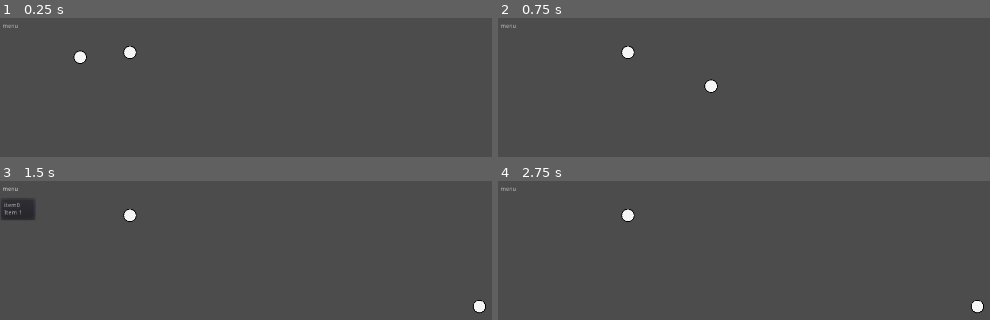
Above: before the commit, frames 1-4 (two rows, left to right).
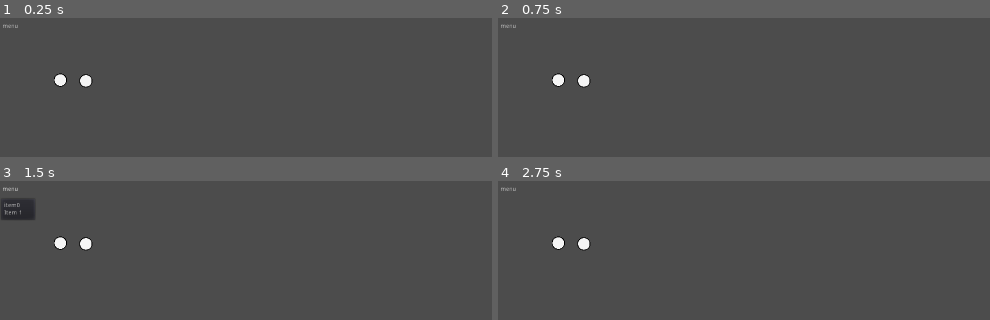
Above: after the commit, the same moments.

Repository: tangentstorm/fnarbmlyx
Game: Godot game, scene res://canvas.tscn
The game is run twice, just before and just after one commit, with the same random seed, the same clock (stepped at 60 frames per second) and the same inputs. This scene is started directly instead of the project's main scene.
Inputs (mouse positions are in pixels of both pictures, inside the frame that each line leads up to):
- Up to frame 1 (0.25 s): no input
- Up to frame 2 (0.75 s): tap Enter at 0.5 s; drag from (576, 56) to (975, 143) at 0.52 s
- Up to frame 3 (1.5 s): click "menu" at 1.25 s
- Up to frame 4 (2.75 s): tap Space (ui_select) at 2 s; drag from (625, 215) to (outside the picture) at 2.02 s

The runs differ from the first frame. In frame 1, 0.8% of the frame differs, in the area x 10-28%, y 20-51%; in frame 2, 0.8%, in the area x 10-45%, y 20-54%; in frame 3, 0.8%; in frame 4, 0.8%.

Commit message:
clean up sketch/circles a bit

Diff:
--- a/Circle.gd
+++ b/Circle.gd
@@ -1,4 +1,5 @@
-extends RigidBody2D
+class_name Circle
+tool extends RigidBody2D
 
 signal mbld
 
--- a/Sketch.gd
+++ b/Sketch.gd
@@ -6,7 +6,6 @@
 func _ready():
 	for child in self.get_children():
 		child.connect('mbld', self, "_on_grab")
-	pass # Replace with function body.
 
 
 func _on_grab(x):
--- a/canvas.tscn
+++ b/canvas.tscn
@@ -24,8 +24,7 @@
 script = ExtResource( 2 )
 
 [node name="circle" parent="sketch" instance=ExtResource( 1 )]
+position = Vector2( 206.362, 151.332 )
 
 [node name="circle2" parent="sketch" instance=ExtResource( 1 )]
-position = Vector2( 312.289, 82.7562 )
-
-[node name="Camera2D" type="Camera2D" parent="."]
+position = Vector2( 145.083, 149.427 )
--- a/circle.tscn
+++ b/circle.tscn
@@ -5,7 +5,6 @@
 [sub_resource type="CircleShape2D" id=1]
 
 [node name="circle" type="RigidBody2D"]
-position = Vector2( 192.705, 94.3971 )
 input_pickable = true
 mode = 1
 script = ExtResource( 1 )
--- a/project.godot
+++ b/project.godot
@@ -9,12 +9,18 @@
 config_version=4
 
 _global_script_classes=[ {
+"base": "RigidBody2D",
+"class": "Circle",
+"language": "GDScript",
+"path": "res://Circle.gd"
+}, {
 "base": "Container",
 "class": "NodeArray",
 "language": "GDScript",
 "path": "res://NodeArray.gd"
 } ]
 _global_script_class_icons={
+"Circle": "",
 "NodeArray": ""
 }
 
